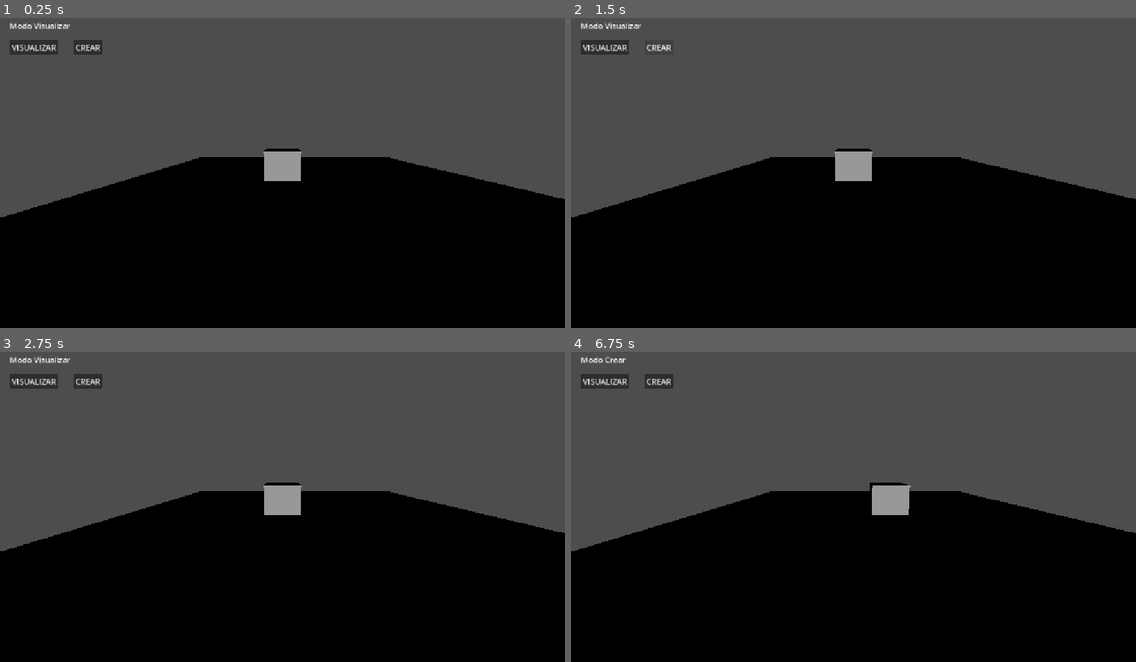
Above: before the commit, frames 1-4 (two rows, left to right).
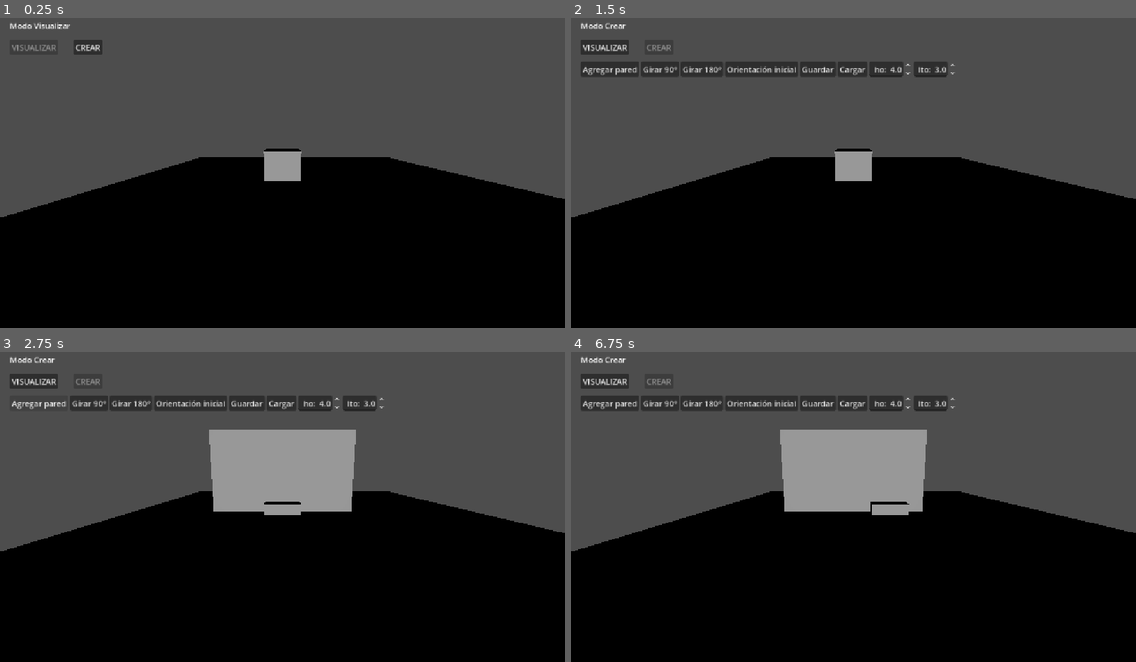
Above: after the commit, the same moments.

Repository: GracielaCagua/Galeris
Game: Godot game, scene res://scenes/Main.tscn
Two runs of this game, one before a commit and one after it. Both use one fixed random seed, a clock stepped at 60 frames per second and the inputs below.
Inputs (mouse positions are in pixels of both pictures, inside the frame that each line leads up to):
- Up to frame 1 (0.25 s): no input
- Up to frame 2 (1.5 s): click (604, 45) at 0.5 s, where only the run before the commit has a clickable "VISUALIZAR"; click "CREAR" at 1.25 s
- Up to frame 3 (2.75 s): click (39, 404) at 2 s, where only the run after the commit has a clickable "Agregar pared"
- Up to frame 4 (6.75 s): click (763, 404) at 2.75 s, where only the run after the commit has a clickable "Orientación inicial"; click (819, 404) at 3.5 s, where only the run after the commit has a clickable "Guardar"; click (853, 404) at 4.25 s, where only the run after the commit has a clickable "Cargar"; click (661, 404) at 5 s, where only the run after the commit has a clickable "Girar 90°"; click (700, 404) at 5.75 s, where only the run after the commit has a clickable "Girar 180°"; tap Enter at 6.5 s; move the mouse to (977, 488) at 6.52 s; hold D from 6.53 s (still down); tap C at 6.6 s; click (977, 488) at 6.67 s

The runs differ from the first frame. In frame 1, less than 0.1% of the frame differs, in the area x 2-10%, y 8-11%; in frame 2, 2.5%; in frame 3, 8.4%; in frame 4, 8.6%, in the area x 1-68%, y 8-52%.

Commit message:
implementar paredes y  Girar 90° o Girar 180°

Diff:
--- a/scripts/core/Main.gd
+++ b/scripts/core/Main.gd
@@ -1,24 +1,43 @@
 extends Node3D
 
 @onready var modo_label: Label = $UI/ModoLabel
+@onready var wall_container: Node3D = $World/Objetos
+
+var _selected_wall: GalleryWall
+var _dragging := false
+var _toolbar: HBoxContainer
+var _width_input: SpinBox
+var _height_input: SpinBox
+var _camera: Camera3D
+var _wall_script = preload("res://scripts/core/Wall.gd")
+var _wall_counter := 1
 
 func _ready() -> void:
 	AppMode.mode_changed.connect(_on_mode_changed)
-
+	_camera = $World/Camera3D
+	_build_wall_toolbar()
+	$UI/BotonVisualizar.pressed.connect(func(): AppMode.change_mode(AppMode.Mode.VISUALIZE))
+	$UI/BotonCrear.pressed.connect(func(): AppMode.change_mode(AppMode.Mode.CREATE))
+	ProjectManager.load_scene(wall_container)
 	_actualizar_interfaz()
 
 	print("Modo inicial: ", AppMode.mode_name())
 	print("¿Puede editar?: ", AppMode.can_edit())
 
 func _unhandled_input(event: InputEvent) -> void:
-	if not OS.is_debug_build():
+	if not AppMode.can_edit():
 		return
-
-	if event is InputEventKey and event.pressed and not event.echo:
-		if event.keycode == KEY_C:
-			AppMode.change_mode(AppMode.Mode.CREATE)
-		elif event.keycode == KEY_V:
-			AppMode.change_mode(AppMode.Mode.VISUALIZE)
+	if event is InputEventMouseButton and event.button_index == MOUSE_BUTTON_LEFT:
+		if event.pressed:
+			_select_wall(event.position)
+			_dragging = _selected_wall != null
+		else:
+			_dragging = false
+	elif event is InputEventMouseMotion and _dragging and _selected_wall != null:
+		var point: Variant = _floor_point(event.position)
+		if point != null:
+			_selected_wall.global_position.x = point.x
+			_selected_wall.global_position.z = point.z
 
 
 func _on_mode_changed(_new_mode) -> void:
@@ -29,3 +48,91 @@
 
 func _actualizar_interfaz() -> void:
 	modo_label.text = AppMode.mode_name()
+	_toolbar.visible = AppMode.can_edit()
+	$UI/BotonCrear.disabled = AppMode.can_edit()
+	$UI/BotonVisualizar.disabled = not AppMode.can_edit()
+
+func _build_wall_toolbar() -> void:
+	_toolbar = HBoxContainer.new()
+	_toolbar.name = "HerramientasPared"
+	_toolbar.position = Vector2(20, 105)
+	$UI.add_child(_toolbar)
+	_add_button("Agregar pared", _add_wall)
+	_add_button("Girar 90°", func(): _rotate_selected(PI * 0.5))
+	_add_button("Girar 180°", func(): _rotate_selected(PI))
+	_add_button("Orientación inicial", _reset_rotation)
+	_add_button("Guardar", func(): _show_result(ProjectManager.save_scene(wall_container)))
+	_add_button("Cargar", func():
+		ProjectManager.load_scene(wall_container)
+		_select(null)
+	)
+	_width_input = _add_dimension("Ancho", 4.0)
+	_height_input = _add_dimension("Alto", 3.0)
+
+func _add_button(label: String, action: Callable) -> void:
+	var button := Button.new()
+	button.text = label
+	button.pressed.connect(action)
+	_toolbar.add_child(button)
+
+func _add_dimension(label: String, initial: float) -> SpinBox:
+	var box := SpinBox.new()
+	box.min_value = 0.1
+	box.max_value = 30.0
+	box.step = 0.1
+	box.value = initial
+	box.prefix = label + ": "
+	box.value_changed.connect(_apply_dimensions)
+	_toolbar.add_child(box)
+	return box
+
+func _add_wall() -> void:
+	if not AppMode.guard("agregar pared"):
+		return
+	var wall: GalleryWall = _wall_script.new()
+	wall.name = "Pared_%03d" % _wall_counter
+	wall.position = Vector3(float(_wall_counter - 1) * 4.5, 0, 0)
+	_wall_counter += 1
+	wall.configure("pared_%s" % str(Time.get_ticks_usec()))
+	wall_container.add_child(wall)
+	_select(wall)
+
+func _select_wall(screen_position: Vector2) -> void:
+	var from := _camera.project_ray_origin(screen_position)
+	var to := from + _camera.project_ray_normal(screen_position) * 1000.0
+	var query := PhysicsRayQueryParameters3D.create(from, to)
+	query.collide_with_areas = true
+	var hit := get_world_3d().direct_space_state.intersect_ray(query)
+	_select(hit.get("collider") as GalleryWall if hit else null)
+
+func _floor_point(screen_position: Vector2) -> Variant:
+	var from := _camera.project_ray_origin(screen_position)
+	var direction := _camera.project_ray_normal(screen_position)
+	if absf(direction.y) < 0.0001:
+		return null
+	var distance := -from.y / direction.y
+	if distance < 0:
+		return null
+	return from + direction * distance
+
+func _select(wall: GalleryWall) -> void:
+	_selected_wall = wall
+	if wall != null:
+		_width_input.value = wall.width
+		_height_input.value = wall.height
+
+func _rotate_selected(radians: float) -> void:
+	if AppMode.guard("girar pared") and _selected_wall != null:
+		_selected_wall.rotation.y += radians
+
+func _reset_rotation() -> void:
+	if AppMode.guard("restablecer orientación") and _selected_wall != null:
+		_selected_wall.rotation.y = 0.0
+
+func _apply_dimensions(_value: float) -> void:
+	if AppMode.can_edit() and _selected_wall != null:
+		_selected_wall.set_dimensions(_width_input.value, _height_input.value)
+
+func _show_result(result: Dictionary) -> void:
+	if not result.get("ok", false):
+		push_error("Error de proyecto: " + str(result.get("mensaje", "desconocido")))
--- /dev/null
+++ b/scripts/core/Wall.gd
@@ -0,0 +1,83 @@
+extends StaticBody3D
+class_name GalleryWall
+
+@export var wall_id := ""
+@export var width := 4.0
+@export var height := 3.0
+@export var thickness := 0.2
+
+var _mesh_instance: MeshInstance3D
+var _collision: CollisionShape3D
+
+func _ready() -> void:
+	add_to_group("persistible")
+	add_to_group("pared")
+	add_to_group("editor_tool")
+	_build_geometry()
+	_sync_geometry()
+
+func configure(new_id: String, new_width: float = 4.0, new_height: float = 3.0, new_thickness: float = 0.2) -> void:
+	wall_id = new_id
+	width = maxf(new_width, 0.1)
+	height = maxf(new_height, 0.1)
+	thickness = maxf(new_thickness, 0.05)
+	if is_inside_tree():
+		_sync_geometry()
+
+func set_dimensions(new_width: float, new_height: float) -> void:
+	width = maxf(new_width, 0.1)
+	height = maxf(new_height, 0.1)
+	_sync_geometry()
+
+func _build_geometry() -> void:
+	if _mesh_instance != null:
+		return
+	_mesh_instance = MeshInstance3D.new()
+	_mesh_instance.name = "Malla"
+	add_child(_mesh_instance)
+	_collision = CollisionShape3D.new()
+	_collision.name = "Colision"
+	add_child(_collision)
+
+func _sync_geometry() -> void:
+	if _mesh_instance == null:
+		return
+	var box_mesh := BoxMesh.new()
+	box_mesh.size = Vector3(width, height, thickness)
+	_mesh_instance.mesh = box_mesh
+	_mesh_instance.position = Vector3(0, height * 0.5, 0)
+	var box_shape := BoxShape3D.new()
+	box_shape.size = box_mesh.size
+	_collision.shape = box_shape
+	_collision.position = Vector3(0, height * 0.5, 0)
+
+func serialize() -> Dictionary:
+	var half := Vector3(width * 0.5, 0, 0)
+	var start := global_position - global_basis * half
+	var finish := global_position + global_basis * half
+	return {
+		"id": wall_id,
+		"inicio": [start.x, start.z],
+		"fin": [finish.x, finish.z],
+		"alto": height,
+		"grosor": thickness
+	}
+
+func deserialize(data: Dictionary) -> void:
+	if not data.has("id") or not data.has("inicio") or not data.has("fin") or not data.has("alto") or not data.has("grosor"):
+		push_error("Datos incompletos para pared")
+		return
+	var start: Array = data["inicio"]
+	var finish: Array = data["fin"]
+	if start.size() < 2 or finish.size() < 2:
+		push_error("Los extremos de la pared deben contener [x, z]")
+		return
+	wall_id = str(data["id"])
+	var a := Vector3(float(start[0]), 0, float(start[1]))
+	var b := Vector3(float(finish[0]), 0, float(finish[1]))
+	global_position = (a + b) * 0.5
+	width = maxf(a.distance_to(b), 0.1)
+	height = maxf(float(data["alto"]), 0.1)
+	thickness = maxf(float(data["grosor"]), 0.05)
+	rotation.y = atan2(-(b - a).z, (b - a).x)
+	_sync_geometry()
--- a/scripts/save/ProjectManager.gd
+++ b/scripts/save/ProjectManager.gd
@@ -97,6 +97,7 @@
 		return load_result
 
 	var objetos: Array[Dictionary] = []
+	var paredes: Array[Dictionary] = []
 	for node in get_tree().get_nodes_in_group("persistible"):
 		if container != null and not container.is_ancestor_of(node):
 			continue
@@ -106,10 +107,39 @@
 
 		var serialized = node.serialize()
 		if serialized is Dictionary:
-			objetos.append(serialized)
+			if node.is_in_group("pared"):
+				paredes.append(serialized)
+			else:
+				objetos.append(serialized)
 
 	datos["objetos"] = objetos
+	datos["paredes"] = paredes
 	return save_project(datos, project_id)
+
+
+func load_scene(container: Node, project_id: String = DEFAULT_PROJECT_ID) -> Dictionary:
+	var result := load_project(project_id)
+	if not result["ok"]:
+		if result["mensaje"] == "no existe":
+			return {"ok": true, "mensaje": "", "datos": create_empty_project()}
+		return result
+
+	var wall_script = load("res://scripts/core/Wall.gd")
+	for child in container.get_children():
+		if child.is_in_group("pared"):
+			container.remove_child(child)
+			child.queue_free()
+	var walls = result["datos"].get("paredes", [])
+	if not (walls is Array):
+		return _error_result("la colección paredes debe ser una lista")
+	for wall_data in walls:
+		if not (wall_data is Dictionary):
+			continue
+		var wall: Node3D = wall_script.new()
+		wall.name = "Pared_" + str(wall_data.get("id", "sin_id"))
+		container.add_child(wall)
+		wall.deserialize(wall_data)
+	return result
 
 
 func _error_result(message: String) -> Dictionary:
Not shown, added: scripts/core/Wall.gd.uid
